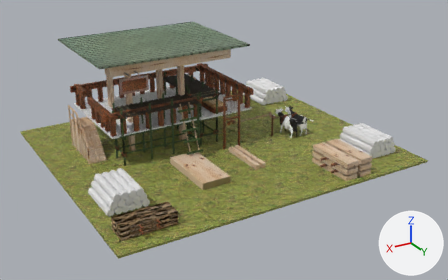
Two versions of the FBX model March Death/Assets/Models/Elf_Sawmill.fbx, one commit apart.
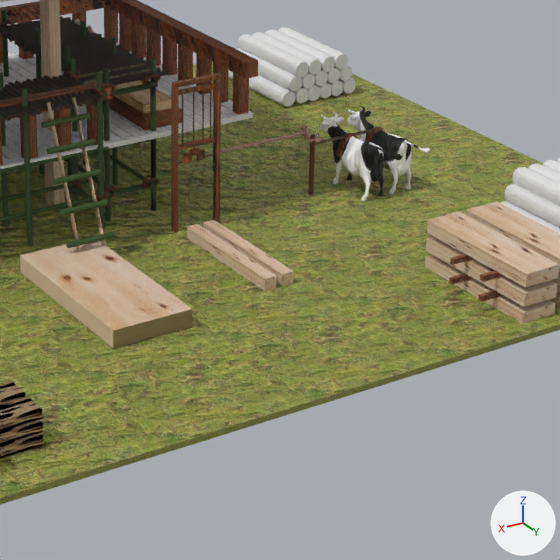
Each version is shown whole from a 50 mm camera at (15.2, 26.3, 13.6) aimed at (-0.2, 0.5, 0.7), then close up on the part from 36% to 80% of the width and 24% to 94% of the height. The axes (+X, +Y, +Z) are drawn at lower right. The lights are the same throughout. Where no turn or scale is listed for an object, it has been applied to the vertices.

Objects in the first close-up: 'BarandillaA', 'BarandillaB', 'EscalaAndamio.000', 'EscalaAndamio.001', 'EstructuraSierra', 'ListonSierra', 'ListonesA', 'ListonesB', 'Terra', 'TerraEdifici', 'TroncosA', 'TroncosB', 'VACAS'.
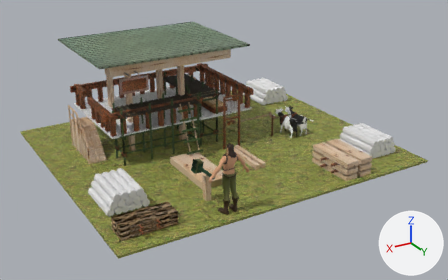
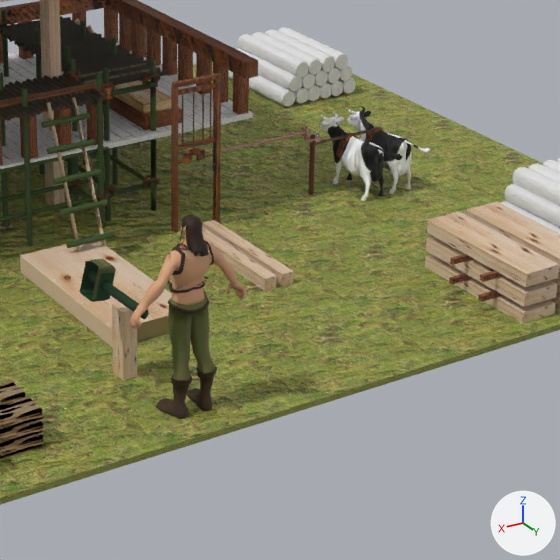
What differs and where, as boxes [x1, y1, x2, y2] in the close-ups (560 x 560 px):
'Cylinder01', added
    after: [79, 214, 246, 419]
'Liston', added
    after: [112, 302, 137, 380]

Edits to the bpy script that builds the scene:
```text
Change mat_material_014:
    where n2 = _N.new('ShaderNodeTexImage'); n2.name = 'Image Texture'
    remove n3 = _N.new('ShaderNodeTexImage'); n3.name = 'Image Texture.001'
    remove n3.image = img_textura_liston_n_jpg
    remove n4 = _N.new('ShaderNodeNormalMap'); n4.name = 'Normal Map'
    n2.image: img_textura_liston_c_jpg -> img_marron_oscuro_jpeg
    where n0 = _N.new('ShaderNodeBsdfPrincipled'); n0.name = 'Principled BSDF'
    remove _L.new(n3.outputs[0], n4.inputs[1])  # 'Color' to 'Color'
    remove _L.new(n4.outputs[0], n0.inputs[5])  # 'Normal' to 'Normal'
Add mat_material_032:
    mat_material_032 = bpy.data.materials.new('Material.032')
    # uses the picture img_textura_elf_listongrande_c_jpg
    # uses the picture img_textura_elf_listongrande_n_jpg
Add ob_cylinder01:
    ob_cylinder01 = bpy.data.objects.new('Cylinder01', me_cylinder01)  # 2850 vertices, 2799 faces; spans x -23.9..21.0, y -2.4..24.0, z -5.9..20.6; in mat_material_033 (picture img_green_jpeg), mat_material_044 (picture img_iris_jpeg), mat_material_019 (picture img_humanskin2_jpeg), mat_material_014 (picture img_marron_oscuro_jpeg), mat_material_043 (picture img_gold_textured_jpg), mat_material_038 (picture img_olive_jpg), mat_material_027 (picture img_marron_oscuro_jpeg), mat_material_042 (picture img_marron_oscuro_jpeg), mat_material_045 (picture img_marron_oscuro_jpeg), mat_material_018 (picture img_marron_oscuro_jpeg), mat_material_039 (picture img_marron_oscuro_jpeg), mat_material_035 (picture img_marron_oscuro_jpeg), mat_material_040 (picture img_marron_oscuro_jpeg), mat_material_017 (picture img_blondhair_jpeg), mat_material_029 (picture img_marron_oscuro_jpeg), mat_material_031 (picture img_leather_jpg), mat_material_037 (picture img_iron_jpg), mat_material_023 (picture img_iron_jpg)
    ob_cylinder01.location = (3.69, 4.99, 1.92)
    ob_cylinder01.rotation_euler = (1.317, 1.354, -0.157)  # degrees (75, 78, -9)
    ob_cylinder01.scale = (-0.0733, -0.0733, -0.0733)
Add ob_liston:
    ob_liston = bpy.data.objects.new('Liston', me_cubo_005)  # a box spanning x -0.13..0.13, y -0.165..0.165, z -0.609..0.609
    ob_liston.location = (3.12, 4.58, 0.63)
```
